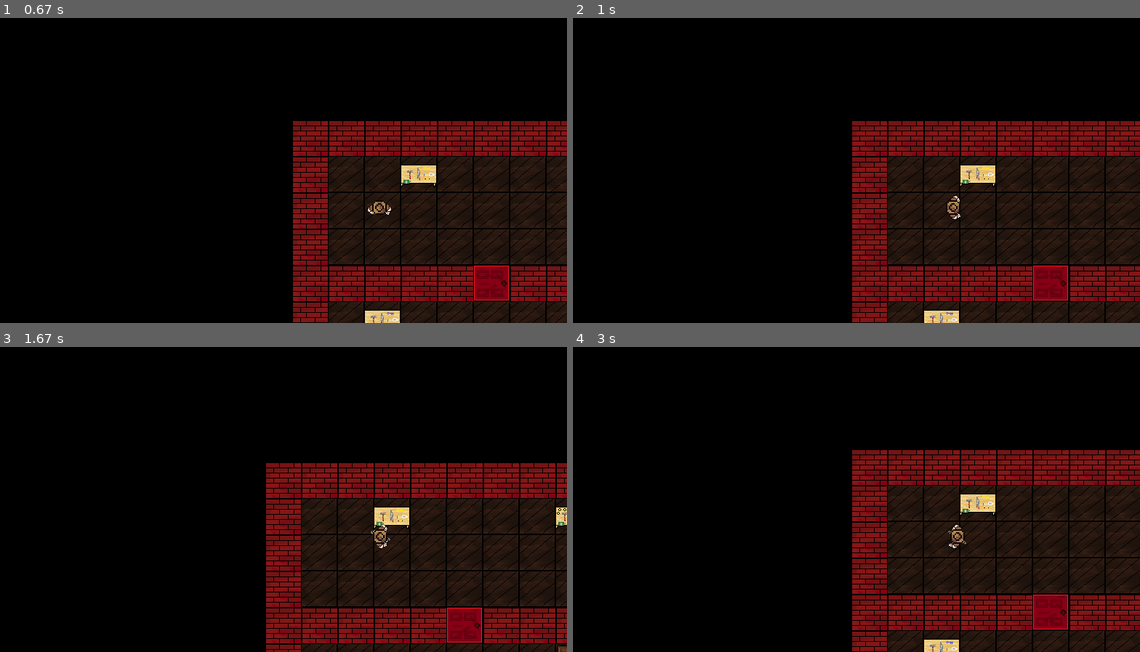
Above: before the commit, frames 1-4 (two rows, left to right).
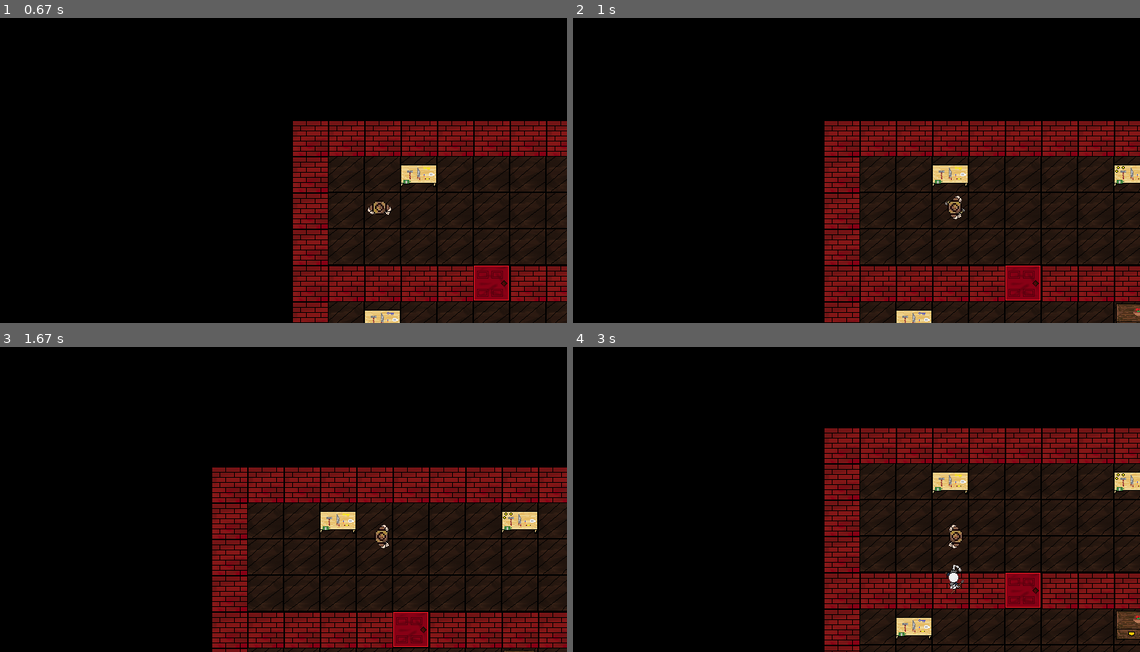
Above: after the commit, the same moments.

Repository: zaburskiyA/pygameQuest
Game: pygame game, started from pygame_quest.py
Two runs of this game, one before a commit and one after it. Both use one fixed random seed, a clock stepped at 60 frames per second and the inputs below.
Inputs (mouse positions are in pixels of both pictures, inside the frame that each line leads up to):
- Up to frame 1 (0.67 s): click (283, 170) at 0.38 s
- Up to frame 2 (1 s): hold Right from 0.67 s (still down)
- Up to frame 3 (1.67 s): release Right at 1.13 s; hold Up 1.17-1.47 s; hold Right from 1.5 s (still down)
- Up to frame 4 (3 s): release Right at 1.97 s; hold Left 2-2.53 s; hold Down 2.57-2.87 s; hold Left from 2.9 s (still down)

Frame 1 is identical in both runs. In frame 2, 11% of the frame differs, in the area x 44-100%, y 33-100%; in frame 3, 19%; in frame 4, 24%, in the area x 44-100%, y 26-100%.

Commit message:
monster_no_walls

Diff:
--- a/data/карта.txt
+++ b/data/карта.txt
@@ -8,7 +8,7 @@
 #.........#......#.....#.....1......#
 #####.....R......#######............#
 #.t.......#####.##..t..#............#
-#.........#.+c.........#..#.....#...#
+#....2....#.+c.........#..#.....#...#
 #.........#......#.....#............#
 ######B######################B#######
 #.tc......s...#.&...t..#...$....c...#
--- a/pygame_quest.py
+++ b/pygame_quest.py
@@ -1,3 +1,4 @@
+import math
 import os, pygame, random, sys
 from math import sqrt
 
@@ -8,7 +9,49 @@
 
 clock = pygame.time.Clock()
 FPS = 60
-STEP = 1
+STEP = 3
+
+
+class Skeleton(pygame.sprite.Sprite):
+    def __init__(self, sheet, columns, rows, x, y):
+        super().__init__(all_sprites, monster_gr)
+        self.frames = []
+        self.cut_sheet(sheet, columns, rows)
+        self.cur_frame = 0
+        self.image = self.frames[self.cur_frame]
+        self.rect = self.rect.move(x, y)
+        self.check_update = 0
+
+    def cut_sheet(self, sheet, columns, rows):
+        self.rect = pygame.Rect(0, 0, sheet.get_width() // columns,
+                                sheet.get_height() // rows)
+        for j in range(rows):
+            for i in range(columns):
+                frame_location = (self.rect.w * i, self.rect.h * j)
+                self.frames.append(sheet.subsurface(pygame.Rect(
+                    frame_location, self.rect.size)))
+
+    def move_towards_player(self, player):
+        dx, dy = player.rect.x - self.rect.x, player.rect.y - self.rect.y
+        dist = math.hypot(dx, dy) + 1
+        dx, dy = dx / dist, dy / dist
+        self.rect.x += dx * 2
+        self.rect.y += dy * 2
+        coll = pygame.sprite.groupcollide(monster_gr, wall_group, False, False,
+                                          collided=pygame.sprite.collide_mask)
+        coll1 = pygame.sprite.groupcollide(monster_gr, table_group, False, False,
+                                           collided=pygame.sprite.collide_mask)
+        coll2 = pygame.sprite.groupcollide(monster_gr, door_group, False, False,
+                                           collided=pygame.sprite.collide_mask)
+        if coll or coll1 or coll2:
+            pass  # pass TODO
+
+    def update(self):
+        self.check_update += 1
+        self.move_towards_player(player)
+        if self.check_update % 30 == 0:
+            self.cur_frame = (self.cur_frame + 1) % len(self.frames)
+            self.image = self.frames[self.cur_frame]
 
 
 class AnimatedSprite(pygame.sprite.Sprite):
@@ -21,9 +64,9 @@
         self.rect = self.rect.move(x, y)
         self.check_frame = 0
         self.mask = pygame.mask.from_surface(self.image)
-        self.rkey = 0
-        self.ykey = 0
-        self.bkey = 0
+        self.rkey = 10
+        self.ykey = 10
+        self.bkey = 10
         self.bosskey = 0
         self.Money = 0
 
@@ -52,7 +95,7 @@
 
     def update(self):
         self.check_frame += 1
-        if self.check_frame % 70 == 0:
+        if self.check_frame % 40 == 0:
             self.cur_frame = (self.cur_frame + 1) % len(self.frames)
         self.image = self.frames[self.cur_frame]
         coll = pygame.sprite.groupcollide(player_group, wall_group, False, False,
@@ -248,7 +291,6 @@
             elif self.close == 0:
                 self.image = self.imageclose
                 self.close = 2
-
 
 
 class Table(pygame.sprite.Sprite):
@@ -393,6 +435,7 @@
 wall_group = pygame.sprite.Group()
 table_group = pygame.sprite.Group()
 door_group = pygame.sprite.Group()
+monster_gr = pygame.sprite.Group()
 
 
 def generate_level(level):
@@ -443,9 +486,15 @@
                 Nstand = Nightstand(x * 50, y * 50, Money=random.choice((0, 0, 10)), ykey=True)
             elif level[y][x] == '*':
                 Tile('ladder', x, y)
+            elif level[y][x] == '2':
+                Tile('empty', x, y)
+                skelet = Skeleton(load_image("skeleton.png"), 4, 1, 100, 500)
 
     # вернем игрока, а также размер поля в клетках
     return new_player, x, y
+
+
+skelet = Skeleton(load_image("skeleton.png"), 4, 1, 100, 500)
 
 
 def start_screen():
@@ -503,6 +552,7 @@
                 keypress = "d"
         elif event.type == pygame.KEYUP:
             keypress = None
+
     if keypress == "r":
         player.rect.x += STEP
         player.change(load_image("player_R_inv.png"), 4, 1, player.rect.x, player.rect.y)
@@ -527,10 +577,13 @@
         collis = player.update()
         if collis:
             player.rect.y -= STEP
+
+    monster_gr.update()
     screen.fill((0, 0, 0))
     all_sprites.draw(screen)
     player_group.draw(screen)
     pygame.display.flip()
+    clock.tick(FPS)
     # изменяем ракурс камеры
     camera.update(player);
     # обновляем положение всех спрайтов
Binary file added: data/skeleton.png
Binary file added: data/скелетR.png
